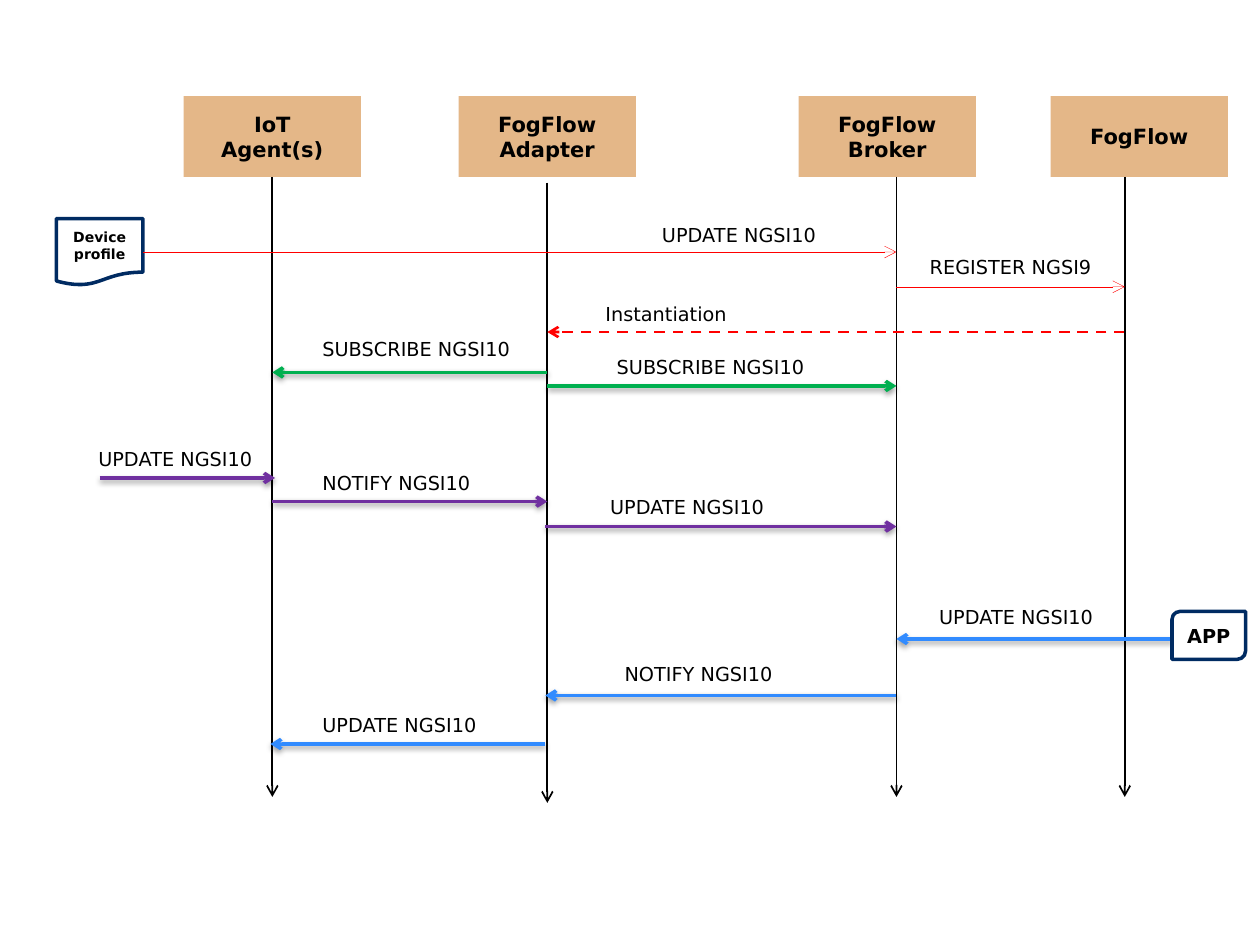
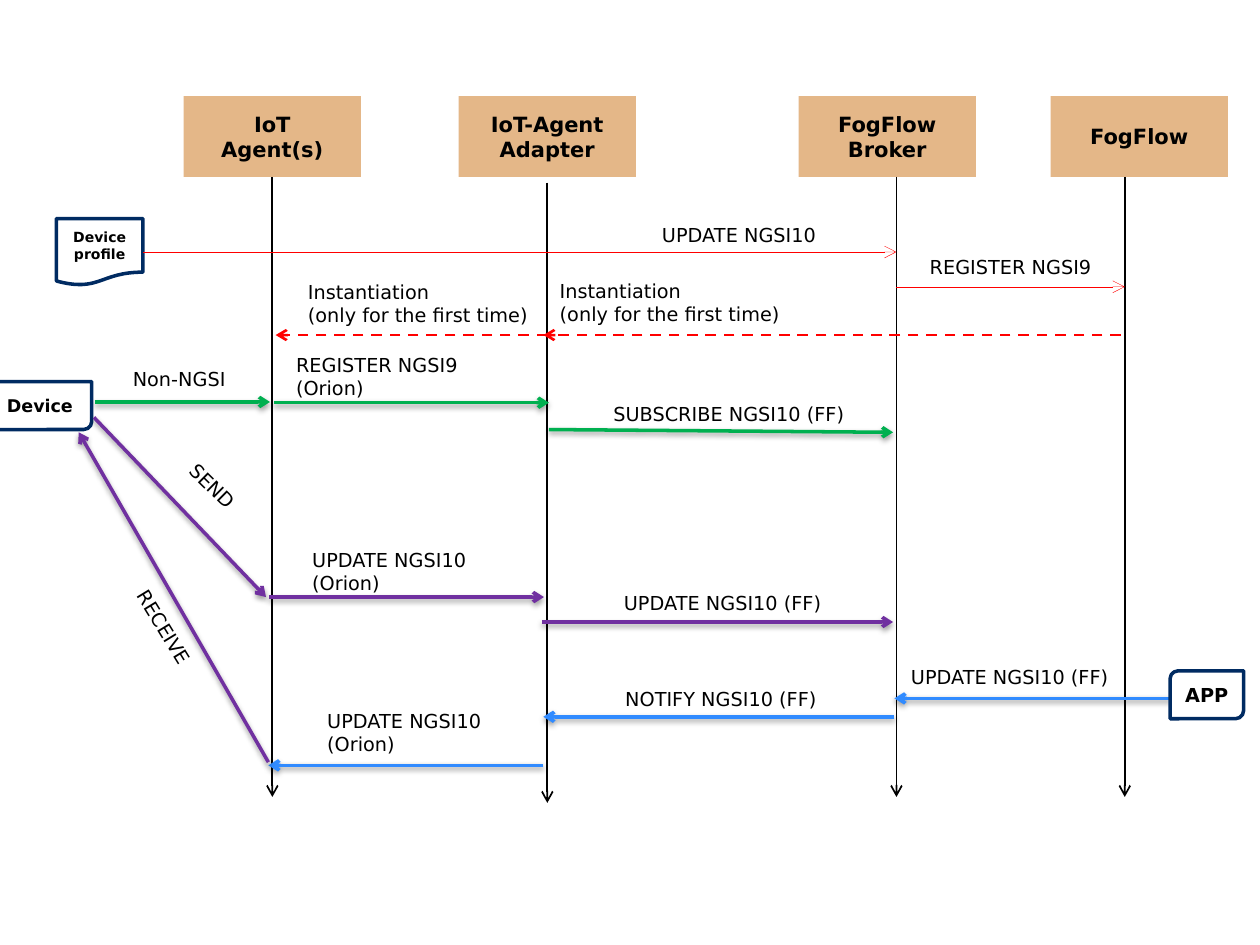
Before and after one commit to smartfog/fogflow, a slide deck: slide 46 of doc/en/source/figures/figures.pptx. Drawn at 1260x945 pixels with LibreOffice and Linux fonts; fonts in the diff are those of the drawing. Boxes give left, top, right and bottom in pixels: in the first picture for what was removed or moved away, otherwise in the second. Text is boxed around its words. In the diff, an @@ line names an element or a change of style, - is before the commit and + after.

```diff
--- a/doc/en/source/figures/figures.pptx
+++ b/doc/en/source/figures/figures.pptx
@@ text in rectangle at (x1=491, y1=116, x2=604, y2=162): text changed @@
-FogFlow Adapter
+IoT-Agent Adapter
@@ text added at (x1=308, y1=284, x2=528, y2=326), 11 pt, text #000000 @@
+Instantiation
+(only for the first time)
@@ text "Instantiation" moved from (x1=605, y1=306, x2=726, y2=322) to (x1=560, y1=283, x2=779, y2=325) @@
@@ text at (x1=560, y1=306, x2=779, y2=325): paragraph added @@
+(only for the first time)
@@ arrow added from (547, 335) to (276, 335), #FF0000 1.5 pt dashed @@
@@ text added at (x1=296, y1=357, x2=458, y2=398), 11 pt, text #000000 @@
+REGISTER NGSI9
+(Orion)
@@ text removed at (x1=322, y1=341, x2=510, y2=357) @@
-SUBSCRIBE NGSI10
@@ arrow moved from (1125, 333) - (547, 333) to (1121, 335) - (543, 335) @@
@@ round diag rect added at (x1=0, y1=382, x2=92, y2=430), fill #FFFFFF, outline #002B62 2 pt, 10 pt, text #000000, bold @@
+Device
@@ text at (x1=133, y1=371, x2=226, y2=387): text changed @@
-UPDATE NGSI10
+Non-NGSI
@@ arrow moved from (100, 478) - (275, 478) to (94, 402) - (270, 402) @@
@@ arrow (94, 402) - (270, 402): stroke #7030A0 2 pt to #00B050 2 pt @@
@@ arrow added from (94, 417) to (266, 597), #7030A0 2 pt @@
@@ arrow moved from (547, 373) - (272, 373) to (273, 403) - (549, 403) @@
@@ text at (x1=613, y1=406, x2=844, y2=424): text changed @@
-SUBSCRIBE NGSI10
+SUBSCRIBE NGSI10 (FF)
@@ arrow added from (268, 762) to (79, 432), #7030A0 2 pt @@
@@ text added at (x1=171, y1=446, x2=254, y2=528), 11 pt, text #000000 @@
+SEND
@@ arrow moved from (547, 386) - (896, 386) to (549, 430) - (893, 432) @@
@@ text at (x1=312, y1=552, x2=466, y2=593): text changed @@
-NOTIFY NGSI10
+UPDATE NGSI10
+(Orion)
@@ text added at (x1=121, y1=573, x2=210, y2=686), 11 pt, text #000000 @@
+RECEIVE
@@ arrow moved from (272, 501) - (547, 501) to (268, 597) - (544, 597) @@
@@ text at (x1=624, y1=595, x2=821, y2=613): text changed @@
-UPDATE NGSI10
+UPDATE NGSI10 (FF)
@@ arrow moved from (546, 527) - (896, 527) to (542, 622) - (893, 622) @@
@@ text at (x1=911, y1=669, x2=1108, y2=687): text changed @@
-UPDATE NGSI10
+UPDATE NGSI10 (FF)
@@ round diag rect "APP" moved from (x1=1172, y1=611, x2=1245, y2=659) to (x1=1171, y1=670, x2=1244, y2=718) @@
@@ arrow moved from (896, 696) - (546, 696) to (895, 717) - (543, 717) @@
@@ text at (x1=625, y1=691, x2=816, y2=709): text changed @@
-NOTIFY NGSI10
+NOTIFY NGSI10 (FF)
@@ arrow moved from (1172, 639) - (896, 639) to (1171, 698) - (895, 698) @@
@@ text at (x1=327, y1=736, x2=394, y2=754): paragraph added @@
+(Orion)
@@ arrow moved from (546, 743) - (271, 743) to (543, 765) - (268, 765) @@
```
Also in this commit, not shown: 1 other slide changed, 10 other files.
